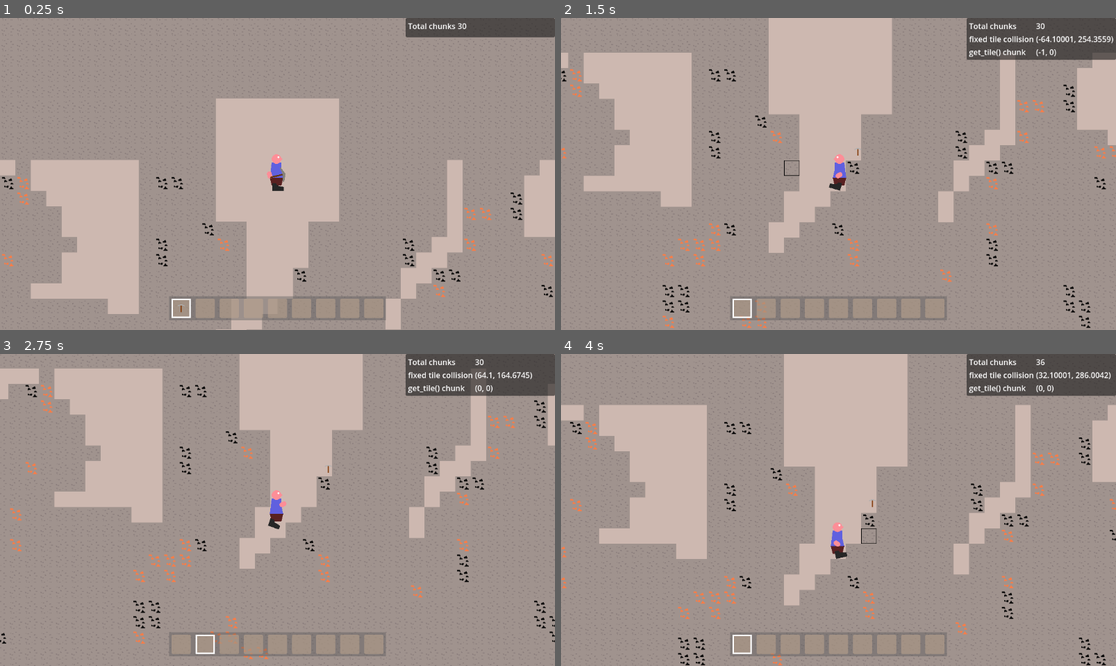
Above: before the commit, frames 1-4 (two rows, left to right).
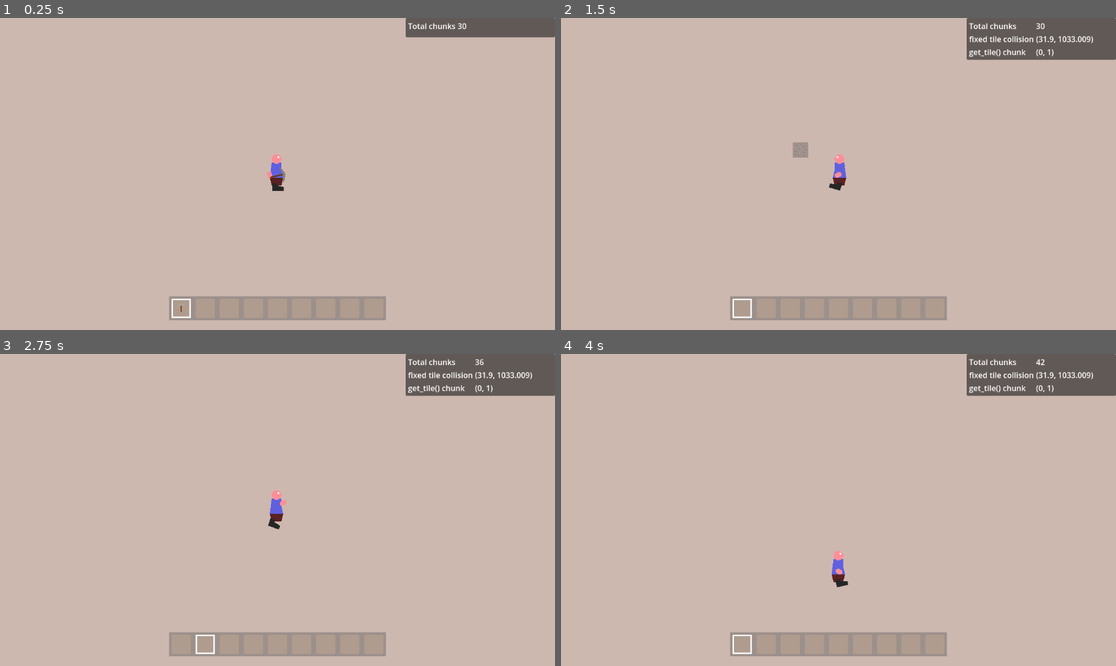
Above: after the commit, the same moments.

Repository: Griiimon/2D-Mining-Sandbox
Game: Godot game, scene res://scenes/game.tscn
The game is run twice, just before and just after one commit, with the same random seed, the same clock (stepped at 60 frames per second) and the same inputs. The engine's default icon, where the game draws it, is replaced by a stand-in: a white triangle on a blue panel in a dark square.
Inputs (mouse positions are in pixels of both pictures, inside the frame that each line leads up to):
- Up to frame 1 (0.25 s): no input
- Up to frame 2 (1.5 s): move the mouse to (960, 158) at 0.52 s; hold D (right) from 0.53 s (still down); tap X (drop_item) at 0.6 s; click (960, 158) at 0.67 s; tap Up (jump) at 0.77 s; move the mouse to (727, 189) at 1.27 s; tap F (interact) at 1.35 s
- Up to frame 3 (2.75 s): tap Up (jump) at 1.52 s; move the mouse to (333, 441) at 2.02 s; release D (right) at 2.03 s; hold A (left) from 2.03 s (still down); tap E (next_hotbar_item) at 2.1 s
- Up to frame 4 (4 s): move the mouse to (810, 572) at 2.77 s; release A (left) at 2.78 s; hold D (right) from 2.78 s (still down); tap Q (previous_hotbar_item) at 2.85 s; click (810, 572) at 2.92 s; tap Up (jump) at 3.02, 3.77 s; move the mouse to (1005, 556) at 3.52 s; tap K (toggle_free_cam) at 3.6 s

The runs differ from the first frame. In frame 1, 74% of the frame differs, in the area x 0-100%, y 0-100%; in frame 2, 74%; in frame 3, 76%; in frame 4, 73%.
Error after the commit: Invalid call. Nonexistent function 'get_block' in base 'Node (data_manager.gd)'. (res://scripts/world/world_chunk.gd:33)

Commit message:
block virtual functions

Diff:
--- a/scripts/resources/block.gd
+++ b/scripts/resources/block.gd
@@ -9,6 +9,7 @@
 @export var tags: Array[Tag]
 @export var particle_color: Color
 
+
 @export_category("Special")
 @export var is_air: bool= false
 
@@ -19,3 +20,15 @@
 		if tag.name == tag_name:
 			return true
 	return false
+
+
+func on_spawn(world: World, block_pos: Vector2i):
+	pass
+
+
+func on_break(world: World, block_pos: Vector2i):
+	pass
+
+
+func on_tick(world: World, block_pos: Vector2i):
+	pass
--- a/scripts/world/world_chunk.gd
+++ b/scripts/world/world_chunk.gd
@@ -30,7 +30,7 @@
 			var global_pos= local_pos + coords * SIZE
 			var block_id: int= generator.get_block_id(global_pos)
 			set_cell(0, local_pos, block_id, Vector2i.ZERO)
-
+			DataManager.get_block(block_id).on_spawn(world, global_pos)
 
 func _tile_data_runtime_update(layer, coords, tile_data):
 	pass
@@ -61,6 +61,7 @@
 		set_cell(0, get_local_pos(tile_pos), -1)
 
 		Effects.spawn_particle_system(world_pos, MyParticleSystem.ParticleSettings.new(20, 3, block.particle_color, 1, 1, 2, true, 50, 100, 500, Vector2.UP, 90, true, 0.5, 0))
+		block.on_break(world, tile_pos)
 
 
 func delete_block(tile_pos: Vector2i):
